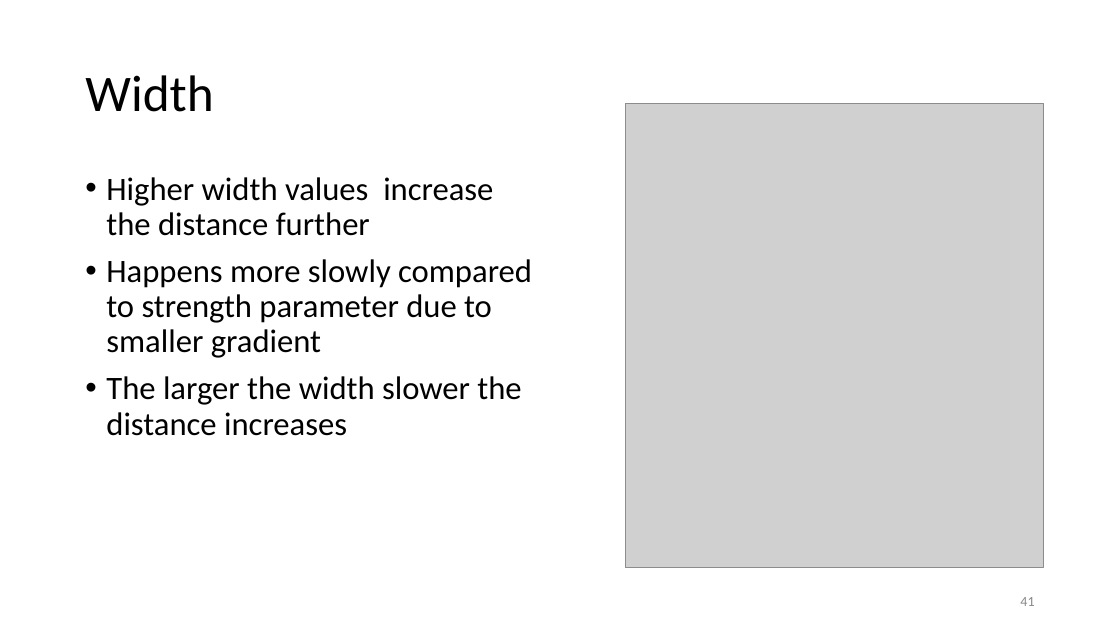
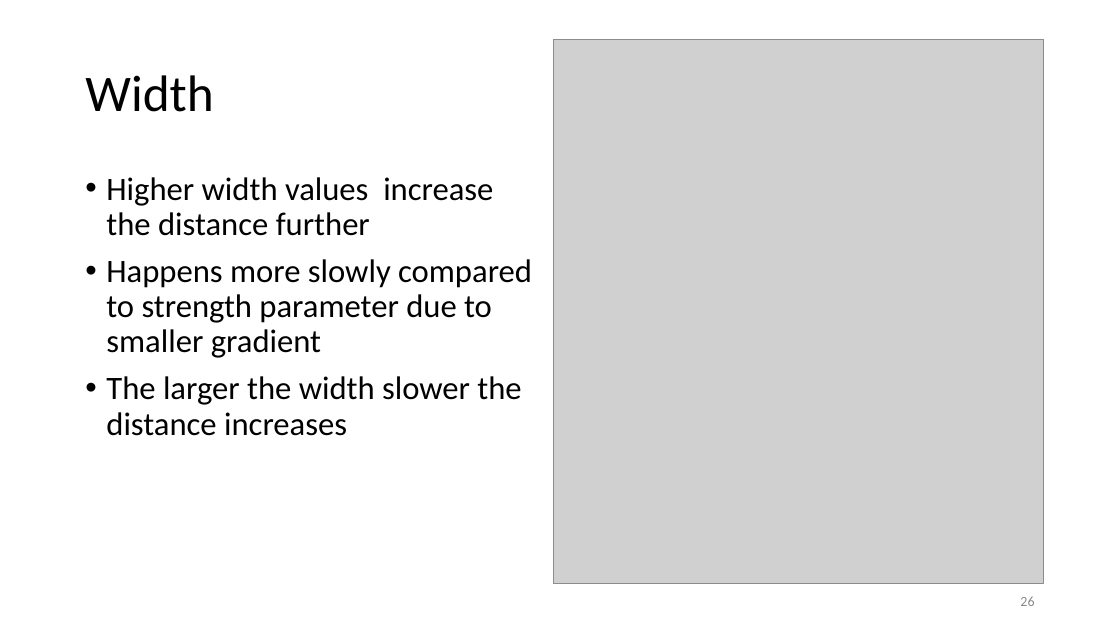
Before and after one commit to philippvb/Bachelorarbeit, a slide deck: slide 26 of presentation/Bachelorthesis_Presentation_final.odp (slide 41 before the commit). Drawn at 1120x630 pixels with LibreOffice and Linux fonts; fonts in the diff are those of the drawing; grey boxes stand for pictures. Boxes give left, top, right and bottom in pixels: in the first picture for what was removed or moved away, otherwise in the second. Text is boxed around its words. In the diff, an @@ line names an element or a change of style, - is before the commit and + after.

```diff
--- a/presentation/Bachelorthesis_Presentation_final.odp
+++ b/presentation/Bachelorthesis_Presentation_final.odp
@@ picture resized from (x1=625, y1=103, x2=1043, y2=568) to (x1=553, y1=39, x2=1043, y2=584) @@
@@ page number at (x1=1020, y1=596, x2=1034, y2=606): text changed @@
-41
+26
```
Also in this commit, not shown: 13 other slides changed, 1 slide added, 2 slides removed, 12 other files.
